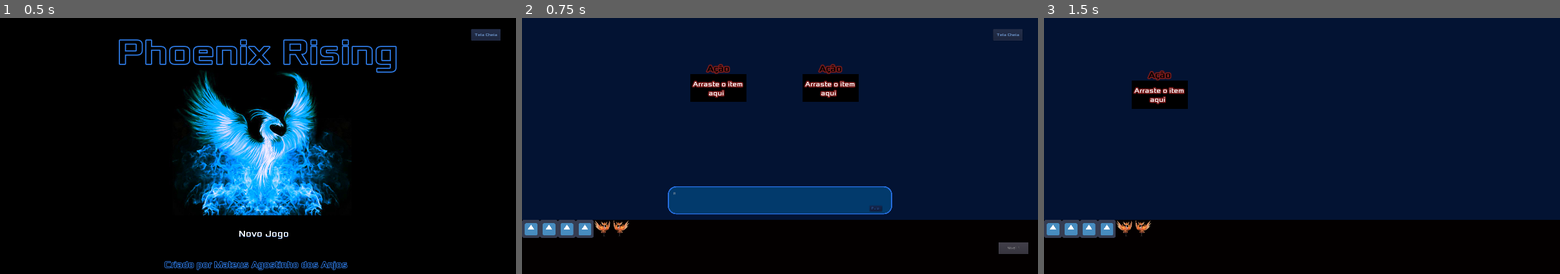
Above: before the commit, frames 1-3 (left to right).
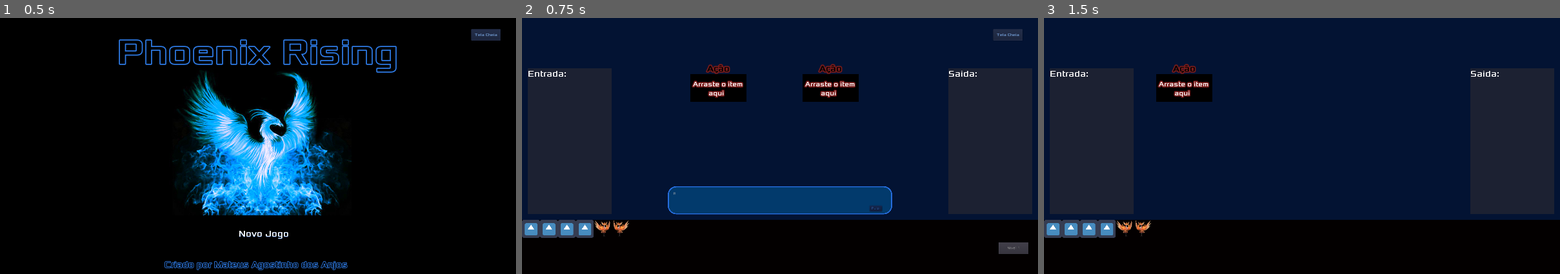
Above: after the commit, the same moments.

Repository: MateusdosAnjos/MAC0499
Game: Godot game, scene res://TelaInicial/TitleScreen.tscn
Two runs of this game, one before a commit and one after it. Both use one fixed random seed, a clock stepped at 60 frames per second and the inputs below.
Inputs:
- Up to frame 1 (0.5 s): no input
- Up to frame 2 (0.75 s): click "Novo Jogo" at 0.5 s
- Up to frame 3 (1.5 s): click "Nivel 1" at 1.25 s

Frame 1 is identical in both runs. In frame 2, 19% of the frame differs, in the area x 1-99%, y 19-77%; in frame 3, 20%, in the area x 1-99%, y 17-77%.

Commit message:
Instanciado entrada e saida no Tutorial e no Nivel 1

Diff:
--- a/Phoenix Rising/Nivel1/Nivel1.tscn
+++ b/Phoenix Rising/Nivel1/Nivel1.tscn
@@ -1,7 +1,8 @@
-[gd_scene load_steps=3 format=2]
+[gd_scene load_steps=4 format=2]
 
 [ext_resource path="res://ItensDoJogo/Invertory.tscn" type="PackedScene" id=1]
 [ext_resource path="res://ActionSpace/ActionSpace.tscn" type="PackedScene" id=2]
+[ext_resource path="res://EntradaSaida/InputOutput.tscn" type="PackedScene" id=3]
 
 [node name="Nivel1" type="Control"]
 anchor_right = 1.0
@@ -15,9 +16,11 @@
 [node name="Invertory" parent="." instance=ExtResource( 1 )]
 
 [node name="ActionSpace" parent="Invertory" instance=ExtResource( 2 )]
-margin_left = 312.074
-margin_top = 224.437
-margin_right = 512.074
-margin_bottom = 324.437
+margin_left = 400.0
+margin_top = 200.0
+margin_right = 600.0
+margin_bottom = 300.0
+
+[node name="InputOutput" parent="." instance=ExtResource( 3 )]
 [connection signal="inv_help" from="Invertory" to="Invertory/ActionSpace" method="_on_Invertory_inv_help"]
 [connection signal="entered_tree" from="Invertory/ActionSpace" to="Invertory" method="_on_ActionSpace_entered_tree"]
--- a/Phoenix Rising/Tutorial/Tutorial.tscn
+++ b/Phoenix Rising/Tutorial/Tutorial.tscn
@@ -1,10 +1,11 @@
-[gd_scene load_steps=6 format=2]
+[gd_scene load_steps=7 format=2]
 
 [ext_resource path="res://Tutorial/Tutorial.gd" type="Script" id=1]
 [ext_resource path="res://Tutorial/DialogBox.tscn" type="PackedScene" id=2]
 [ext_resource path="res://ItensDoJogo/Invertory.tscn" type="PackedScene" id=3]
 [ext_resource path="res://ActionSpace/ActionSpace.tscn" type="PackedScene" id=4]
 [ext_resource path="res://TelaInicial/FullScreen.tscn" type="PackedScene" id=5]
+[ext_resource path="res://EntradaSaida/InputOutput.tscn" type="PackedScene" id=6]
 
 [node name="Tutorial" type="Control"]
 script = ExtResource( 1 )
@@ -45,6 +46,8 @@
 margin_right = 1806.0
 margin_bottom = 842.0
 text = "Nivel 1"
+
+[node name="InputOutput" parent="." instance=ExtResource( 6 )]
 [connection signal="inv_help" from="Invertory" to="Invertory/ActionSpace" method="_on_Invertory_inv_help"]
 [connection signal="inv_help" from="Invertory" to="Invertory/ActionSpace2" method="_on_Invertory_inv_help"]
 [connection signal="entered_tree" from="Invertory/ActionSpace" to="Invertory" method="_on_ActionSpace_entered_tree"]
